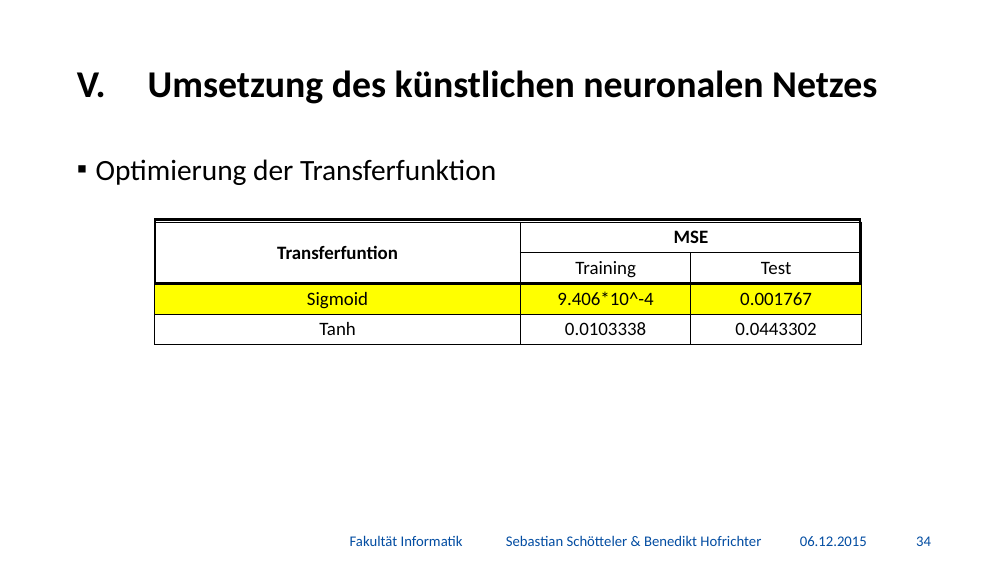
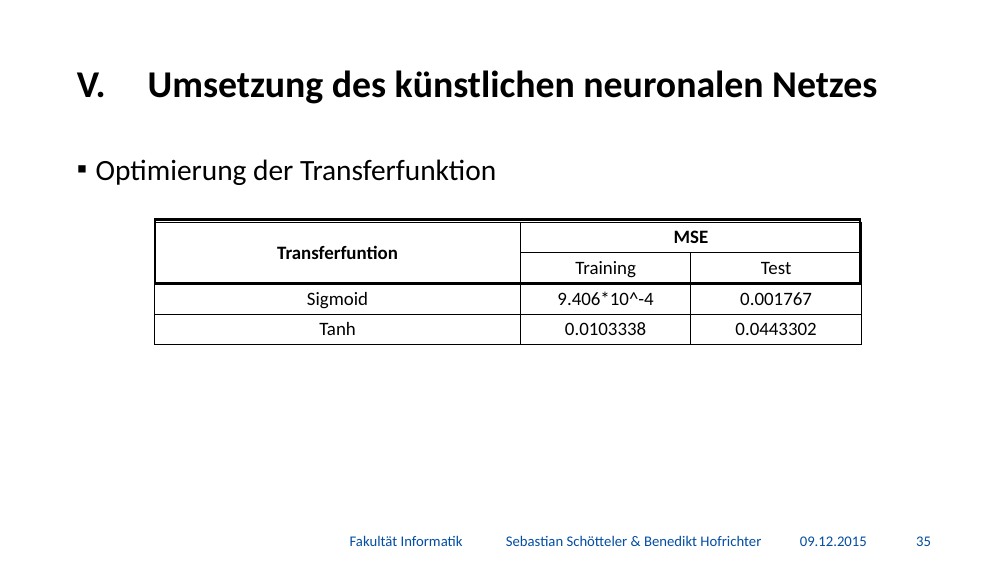
Before and after one commit to BenediktGitGit/soco15, a slide deck: slide 36 of 3b) Vortrag/Präsentation.pptx (slide 35 before the commit). Drawn at 1008x567 pixels with LibreOffice and Linux fonts; fonts in the diff are those of the drawing; background and template pictures are left out. Boxes give left, top, right and bottom in pixels: in the first picture for what was removed or moved away, otherwise in the second. Text is boxed around its words. In the diff, an @@ line names an element or a change of style, - is before the commit and + after.

```diff
--- a/3b) Vortrag/Präsentation.pptx
+++ b/3b) Vortrag/Präsentation.pptx
@@ table at bbox=[155, 222, 863, 345] @@
@@ fill #FFFF00 to none in row 3 @@
@@ text at bbox=[800, 536, 867, 546]: text changed @@
-06.12.2015
+09.12.2015
@@ page number at bbox=[916, 536, 931, 546]: text changed @@
-34
+35
```
Also in this commit, not shown: 45 other slides changed, 4 slides added, 1 other file.
